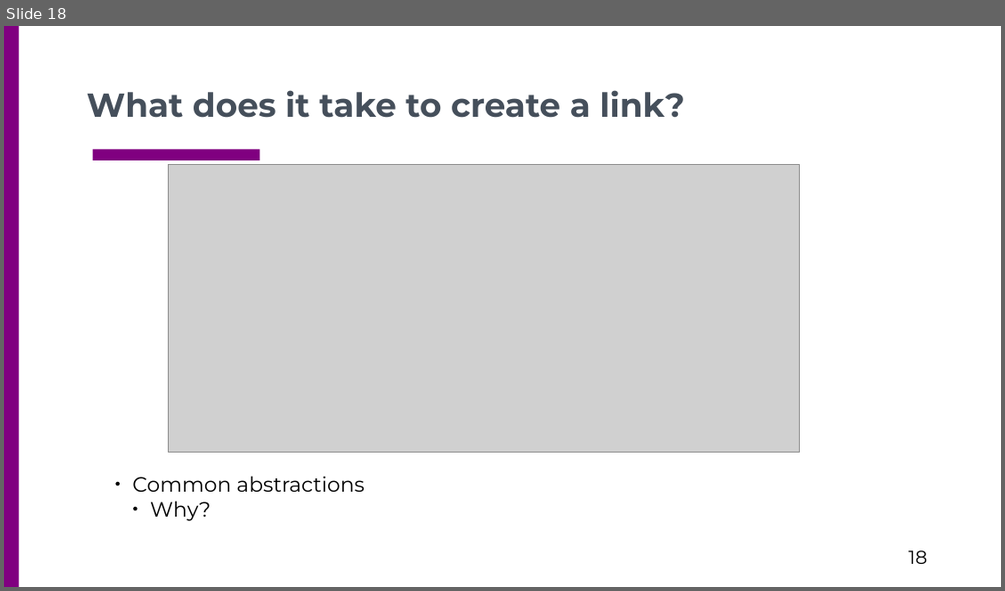
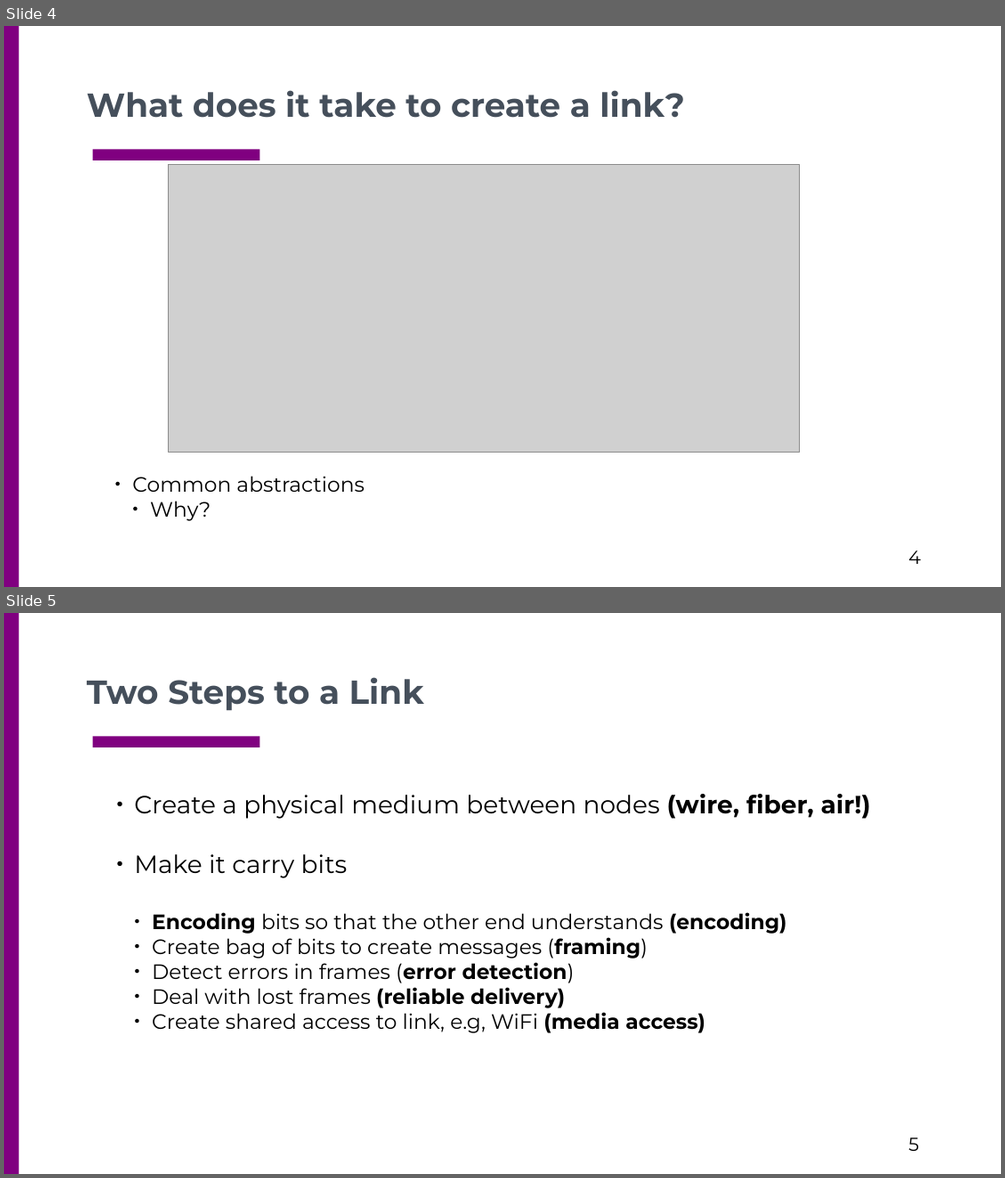
Before and after one commit to csc4200/csc4200.github.io, a slide deck: docs/lectures_source/class_slides-3.odp. Shown one above the other, each under a label of ours: slide 18 before the commit, slides 4 and 5 after it. The pictures are 1005x591 and 1005x1178 pixels, drawn with LibreOffice and Linux fonts; fonts in the diff are those of the drawing; grey boxes stand for pictures. Boxes give left, top, right and bottom in pixels: in the first picture for what was removed or moved away, otherwise in the second. Text is boxed around its words. In the diff, an @@ line names an element or a change of style, - is before the commit and + after.

```diff
--- a/docs/lectures_source/class_slides-3.odp
+++ b/docs/lectures_source/class_slides-3.odp
@@ slide 5 added at bbox=[4, 613, 1001, 1174], background #FFFFFF; not listed: 3 template elements that a slide beside it also shows @@
@@ text added at bbox=[87, 677, 424, 711], 32 pt, text #454F5B, bold @@
+Two Steps to a Link
@@ text added at bbox=[134, 794, 871, 1033], 20 pt, text #000000 @@
+● Create a physical medium between nodes (wire, fiber, air!)
+● Make it carry bits
+  ● Encoding bits so that the other end understands (encoding)
+  ● Create bag of bits to create messages (framing)
+  ● Detect errors in frames (error detection)
+  ● Deal with lost frames (reliable delivery)
+  ● Create shared access to link, e.g, WiFi (media access)
@@ what was slide 18 is now slide 4 @@
@@ page number at bbox=[908, 550, 921, 564]: text changed @@
-18
+4
```
Also in this commit, not shown: 1 slide changed, 22 other slides added, 16 slides removed, 14 other files.
